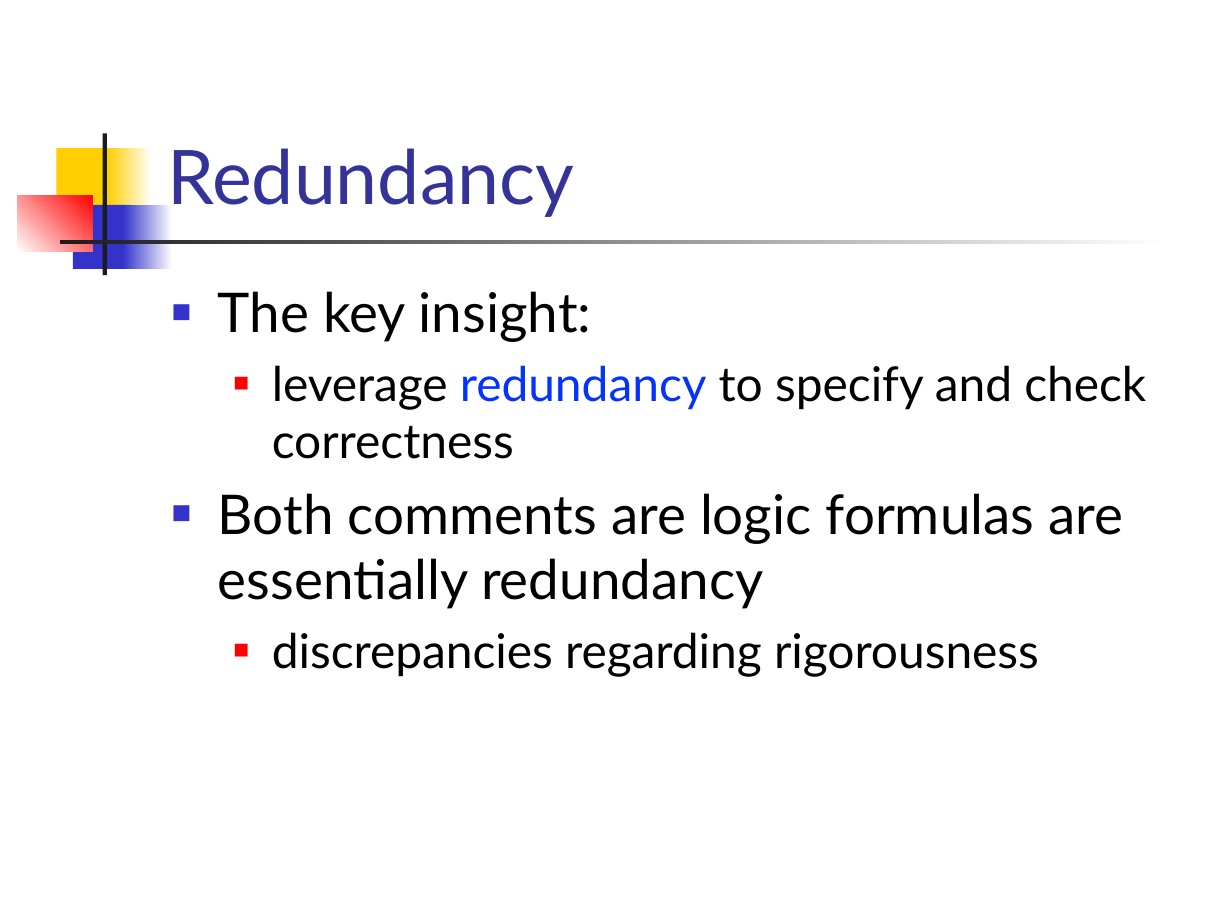
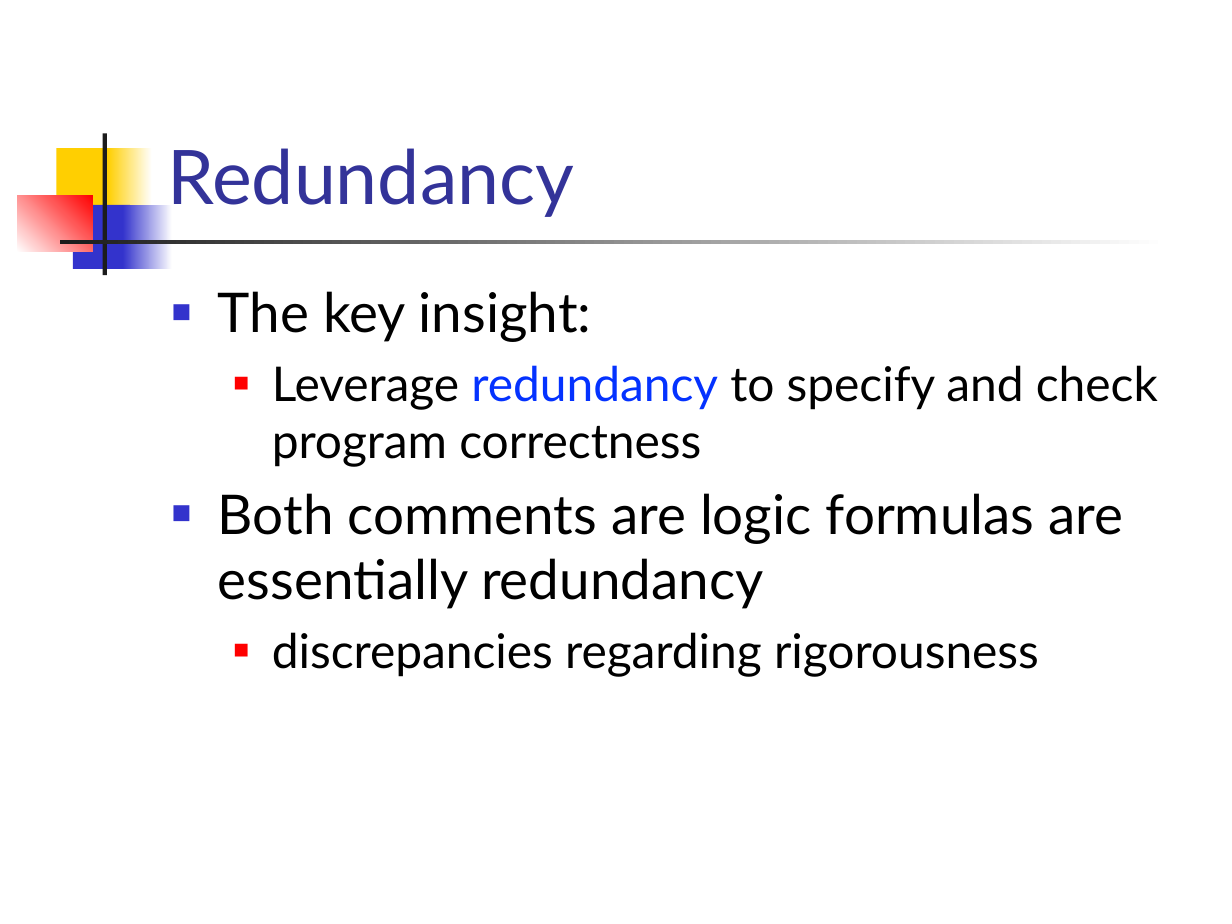
Before and after one commit to csslab-ustc/csslab-ustc.github.io, a slide deck: slide 12 of courses/theory/slides/lec18-hoare.pptx. Drawn at 1232x924 pixels with LibreOffice and Linux fonts; fonts in the diff are those of the drawing. Boxes give left, top, right and bottom in pixels: in the first picture for what was removed or moved away, otherwise in the second. Text is boxed around its words. In the diff, an @@ line names an element or a change of style, - is before the commit and + after.

```diff
--- a/courses/theory/slides/lec18-hoare.pptx
+++ b/courses/theory/slides/lec18-hoare.pptx
@@ text at box(272, 365, 1158, 467): text changed @@
-  ■ leverage redundancy to specify and check correctness
+  ■ Leverage redundancy to specify and check program correctness
```
Also in this commit, not shown: 8 other slides changed, 18 slides added, 4 other files.
